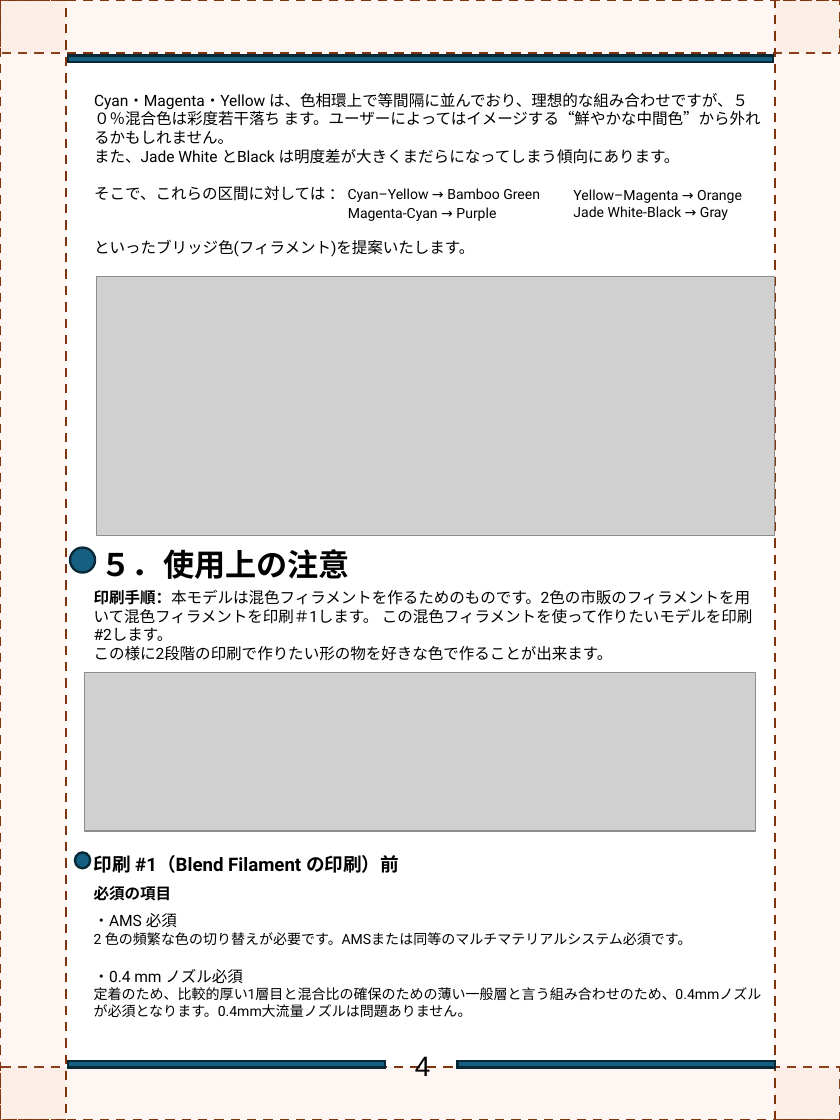
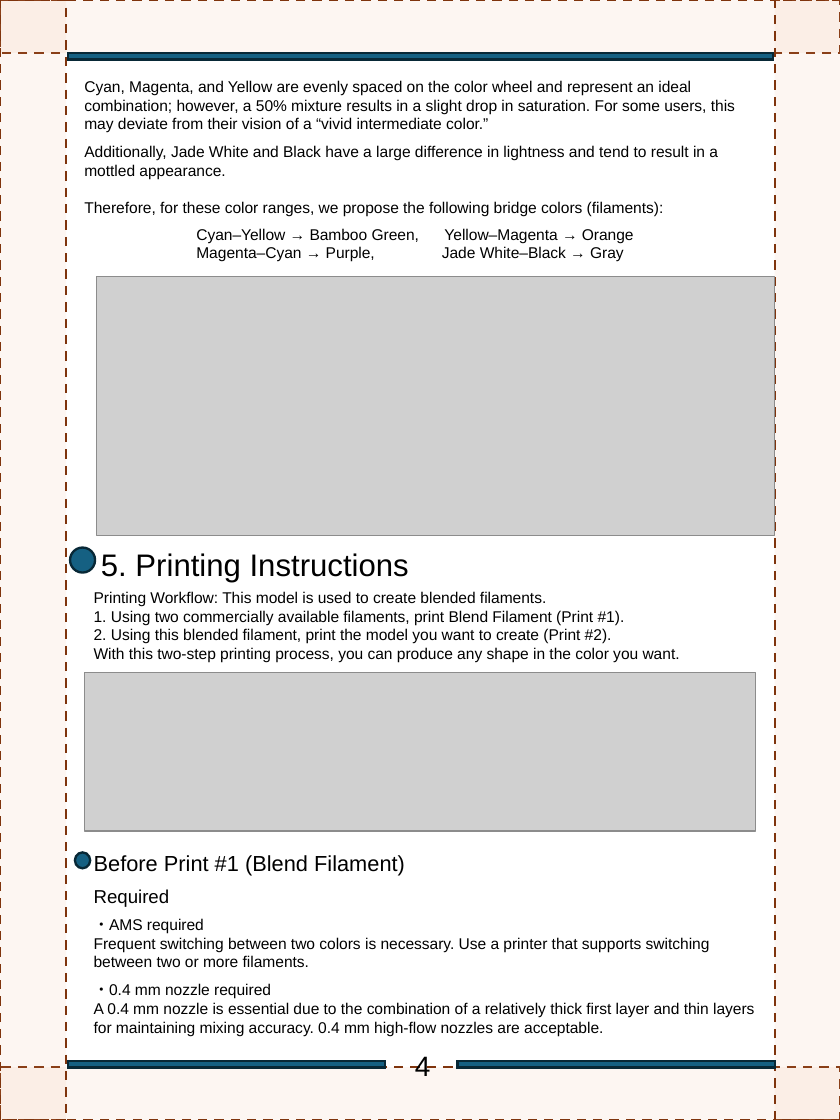
Before and after one commit to FlexChromaHQ/FlexChroma, a slide deck: slide 5 of Documents/Original/FlexChroma_Blend_Filament_EN.pptx. Drawn at 840x1120 pixels with LibreOffice and Linux fonts; fonts in the diff are those of the drawing; grey boxes stand for pictures. Boxes give left, top, right and bottom in pixels: in the first picture for what was removed or moved away, otherwise in the second. Text is boxed around its words. In the diff, an @@ line names an element or a change of style, - is before the commit and + after.

Commit message:
Update Blend fialment guide En

```diff
--- a/Documents/Original/FlexChroma_Blend_Filament_EN.pptx
+++ b/Documents/Original/FlexChroma_Blend_Filament_EN.pptx
@@ text added at (x1=84, y1=80, x2=735, y2=262), 10 pt, text #000000 @@
+Cyan, Magenta, and Yellow are evenly spaced on the color wheel and represent an ideal combination; however, a 50% mixture results in a slight drop in saturation. For some users, this may deviate from their vision of a “vivid intermediate color.”
+Additionally, Jade White and Black have a large difference in lightness and tend to result in a mottled appearance.
+Therefore, for these color ranges, we propose the following bridge colors (filaments):
+Cyan‒Yellow → Bamboo Green, Yellow‒Magenta → Orange
+Magenta‒Cyan → Purple, Jade White‒Black → Gray
@@ text removed at (x1=94, y1=93, x2=761, y2=257) @@
-Cyan・Magenta・Yellow は、色相環上で等間隔に並んでおり、理想的な組み合わせですが、５０％混合色は彩度若干落ち ます。ユーザーによってはイメージする“鮮やかな中間色”から外れるかもしれません。
-また、Jade White とBlack は明度差が大きくまだらになってしまう傾向にあります。
-そこで、これらの区間に対しては ： Cyan–Yellow → Bamboo Green
-Magenta-Cyan → Purple
-といったブリッジ色(フィラメント)を提案いたします。
@@ text removed at (x1=573, y1=189, x2=742, y2=220) @@
-Yellow–Magenta → Orange
-Jade White-Black → Gray
@@ text at (x1=101, y1=553, x2=409, y2=582): text changed; font Roboto to Arial; bold off @@
-５．使用上の注意
+5. Printing Instructions
@@ text at (x1=94, y1=591, x2=680, y2=663): text changed; font Roboto to Arial @@
-印刷手順：本モデルは混色フィラメントを作るためのものです。2色の市販のフィラメントを用いて混色フィラメントを印刷＃1します。 この混色フィラメントを使って作りたいモデルを印刷#2します。
-この様に2段階の印刷で作りたい形の物を好きな色で作ることが出来ます。
+Printing Workflow: This model is used to create blended filaments.
+1. Using two commercially available filaments, print Blend Filament (Print #1).
+2. Using this blended filament, print the model you want to create (Print #2).
+With this two-step printing process, you can produce any shape in the color you want.
@@ text at (x1=94, y1=855, x2=754, y2=1036): text changed; size 9 to 10 pt; font Roboto to Arial @@
-印刷 #1（Blend Filament の印刷）前
-必須の項目
-・AMS 必須
-2 色の頻繁な色の切り替えが必要です。AMSまたは同等のマルチマテリアルシステム必須です。
-・0.4 mm ノズル必須
-定着のため、比較的厚い1層目と混合比の確保のための薄い一般層と言う組み合わせのため、0.4mmノズルが必須となります。0.4mm大流量ノズルは問題ありません。
+Before Print #1 (Blend Filament)
+Required
+・AMS required
+Frequent switching between two colors is necessary. Use a printer that supports switching between two or more filaments.
+・0.4 mm nozzle required
+A 0.4 mm nozzle is essential due to the combination of a relatively thick first layer and thin layers for maintaining mixing accuracy. 0.4 mm high-flow nozzles are acceptable.
```
Also in this commit, not shown: 4 other slides changed, 7 slides added, 7 slides removed, 3 other files.
